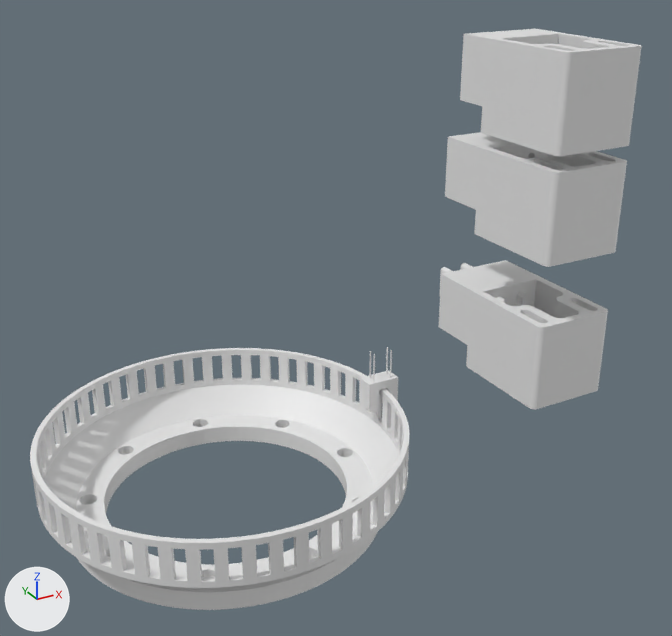
An edit to the Blender file 3D_files/Encoder.blend, drawn before and after from the same camera.
Before and after are seen from a 50 mm lens placed at (-255.0, -242.0, 178.0), pointed at (-118.0, 8.0, 54.0). The lights are fixed; the arrows at lower left show +X, +Y and +Z.
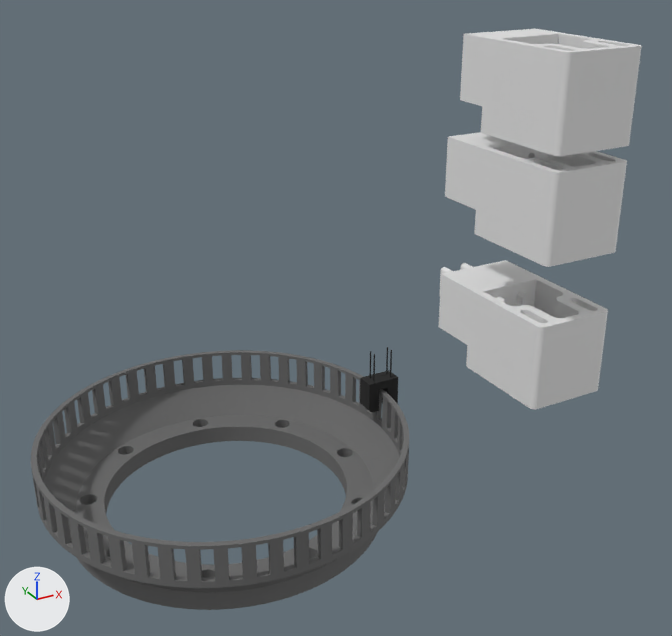
Changed parts and their boxes [x1, y1, x2, y2] in the pictures (672 x 636 px; the box of a moved part takes in the faces that stretch with it):
'Circle.004', recoloured, reshaped (white to grey): before [30, 348, 409, 610]; after [31, 350, 409, 610]
'Cube', recoloured (grey to black): [360, 347, 398, 412] in both
part 1 of me_circle_007, moved or reshaped: before [30, 348, 409, 550]; after [31, 350, 409, 550]

The edits, one by one:
Material 'Material.001' (mat_material_001) is new.
Its base color is (0.145, 0.145, 0.145) (dark grey #6a6a6a).
Its roughness is 1.0.
Material 'Material' (mat_material) is new.
Its base color is (0.0145, 0.0145, 0.0145) (black #202020).
Its roughness is 1.0.
me_cube_001 has 146 vertices, 87 faces and spans x 0.0..11.5, y 0.0..6.0, z -10.0..11.0.
me_cube_001 now uses material mat_material (black #202020).
me_circle_007 has 2506 vertices, 2274 faces and spans x -58.6..58.6, y -58.6..58.6, z 0.0..28.4.
me_circle_007 is used by ob_circle_004; location (-162.8, 0.0, 0.0).
me_circle_007 part 1: all 200 vertices in x -58.6..58.6, y -58.6..58.6, z 28.4 are moved by (0.0, 0.0, -1.0).
me_circle_007 now uses material mat_material_001 (dark grey #6a6a6a).
